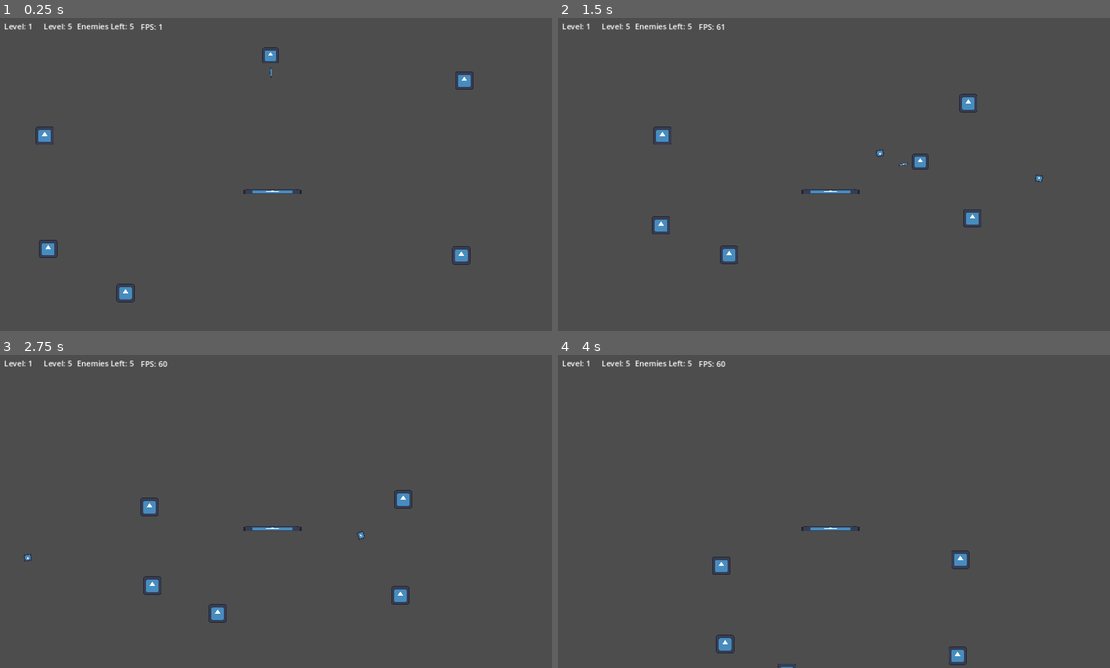
Above: before the commit, frames 1-4 (two rows, left to right).
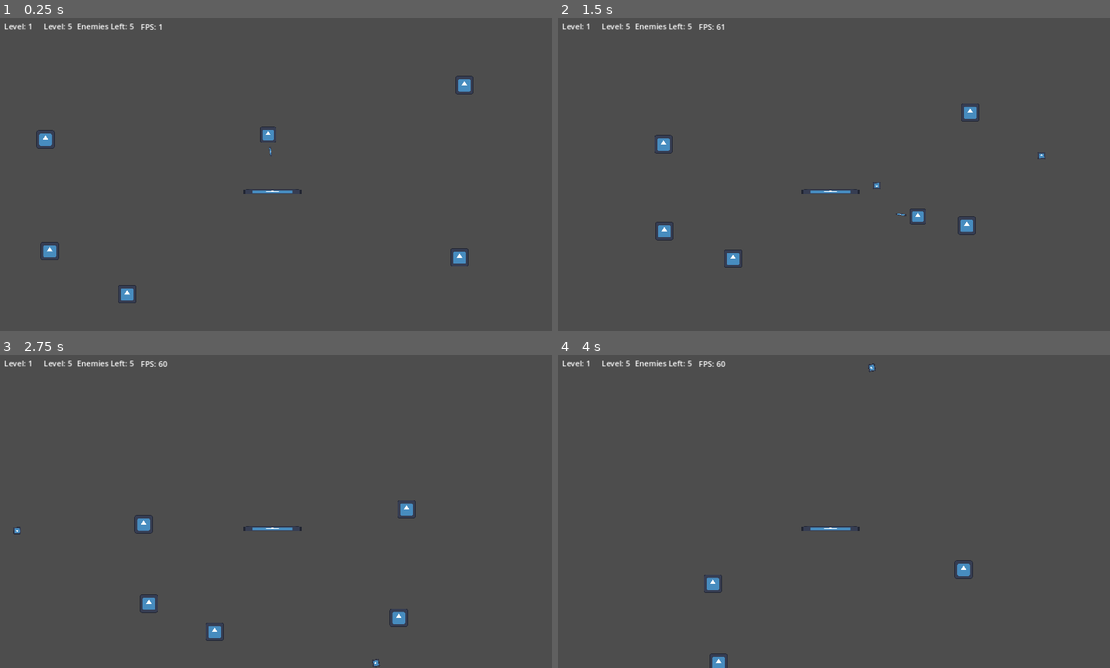
Above: after the commit, the same moments.

Repository: pengpa0012/2d-platform-shooter-jump
Game: Godot game, scene res://scene/main.tscn
Same seed, same stepped clock (60 frames per second), same inputs: the game is played once before the commit and once after it. The engine's default icon, where the game draws it, is replaced by a stand-in: a white triangle on a blue panel in a dark square.
Inputs (mouse positions are in pixels of both pictures, inside the frame that each line leads up to):
- Up to frame 1 (0.25 s): no input
- Up to frame 2 (1.5 s): tap Enter (ui_accept) at 0.5, 0.77 s; move the mouse to (955, 158) at 0.52 s; hold Right (ui_right) from 0.53 s (still down); click (955, 158) at 0.6 s; move the mouse to (718, 190) at 1.27 s; click (718, 190) at 1.35 s
- Up to frame 3 (2.75 s): tap Enter (ui_accept) at 1.52 s; move the mouse to (331, 442) at 2.02 s; release Right (ui_right) at 2.03 s; hold Left (ui_left) from 2.03 s (still down); click (331, 442) at 2.1 s
- Up to frame 4 (4 s): move the mouse to (806, 574) at 2.77 s; release Left (ui_left) at 2.78 s; hold Right (ui_right) from 2.78 s (still down); click (806, 574) at 2.85 s; tap Enter (ui_accept) at 3.02, 3.77 s; move the mouse to (999, 558) at 3.52 s; click (999, 558) at 3.6 s

The runs differ from the first frame. In frame 1, 0.7% of the frame differs, in the area x 6-86%, y 9-92%; in frame 2, 1.1%; in frame 3, 1.2%, in the area x 2-76%, y 43-100%; in frame 4, 0.8%.

Commit message:
fixed enemy spawn position

Diff:
--- a/scene/main.tscn
+++ b/scene/main.tscn
@@ -9,7 +9,7 @@
 script = ExtResource("1_udshm")
 
 [node name="player" parent="." instance=ExtResource("1_fxwdp")]
-position = Vector2(569, 45)
+position = Vector2(564, 209)
 
 [node name="UI" type="Control" parent="."]
 layout_mode = 3
--- a/script/enemy.gd
+++ b/script/enemy.gd
@@ -4,7 +4,7 @@
 
 func _physics_process(delta):
 	if is_instance_valid(player):
-		velocity = position.direction_to(player.position) * 100
+		velocity = position.direction_to(player.global_position) * 100
 		move_and_slide()
 
 
--- a/script/floor.gd
+++ b/script/floor.gd
@@ -4,7 +4,8 @@
 
 func _physics_process(delta):
 	# maybe change this in the future
-	if (player.global_position.y + 5) > global_position.y:
-		$CollisionShape2D.disabled = true
-	else:
-		$CollisionShape2D.disabled = false
+	if is_instance_valid(player):
+		if (player.global_position.y + 5) > global_position.y:
+			$CollisionShape2D.disabled = true
+		else:
+			$CollisionShape2D.disabled = false
--- a/script/main.gd
+++ b/script/main.gd
@@ -19,7 +19,7 @@
 func _on_enemy_spawn_timer_timeout():
 	for n in Global.ENEMIES_LEFT:
 		var enemy = enemy_scene.instantiate() as CharacterBody2D
-		enemy.position.x = player.position.x + 50
-		enemy.position.y = player.position.y + 50
+		enemy.global_position.x = randi_range(0, get_viewport_rect().size.x)
+		enemy.global_position.y = randi_range(0, get_viewport_rect().size.y)
 		enemy.set_script(enemy_script)
 		enemyList.add_child(enemy)
